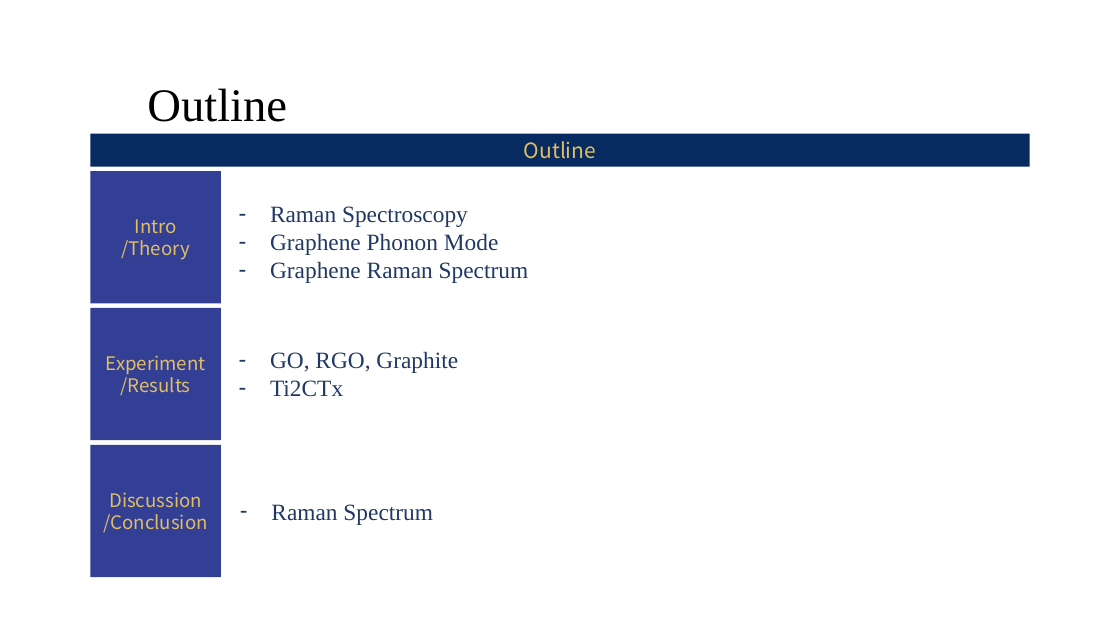
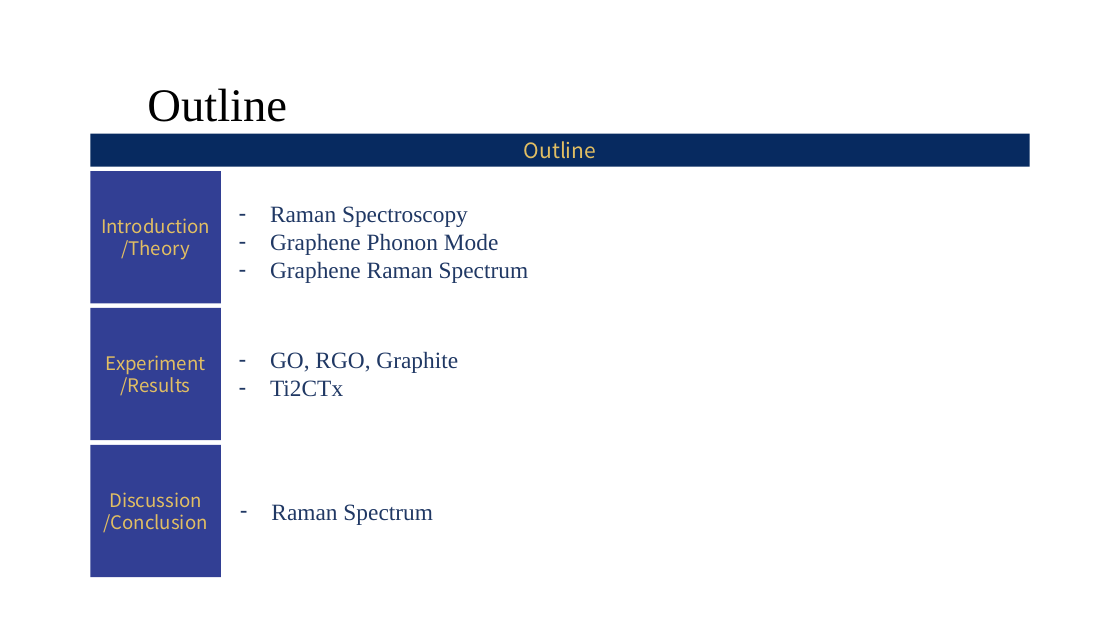
Before and after one commit to Waterbird20/APL2, a slide deck: slide 2 of Raman_Final Presentation.pptx. Drawn at 1120x630 pixels with LibreOffice and Linux fonts; fonts in the diff are those of the drawing; background and template pictures are left out. Boxes give left, top, right and bottom in pixels: in the first picture for what was removed or moved away, otherwise in the second. Text is boxed around its words. In the diff, an @@ line names an element or a change of style, - is before the commit and + after.

```diff
--- a/Raman_Final Presentation.pptx
+++ b/Raman_Final Presentation.pptx
@@ text in rectangle at [101, 218, 210, 233]: text changed @@
-Intro
+Introduction
```
Also in this commit, not shown: 1 other slide changed, 3 other files.
